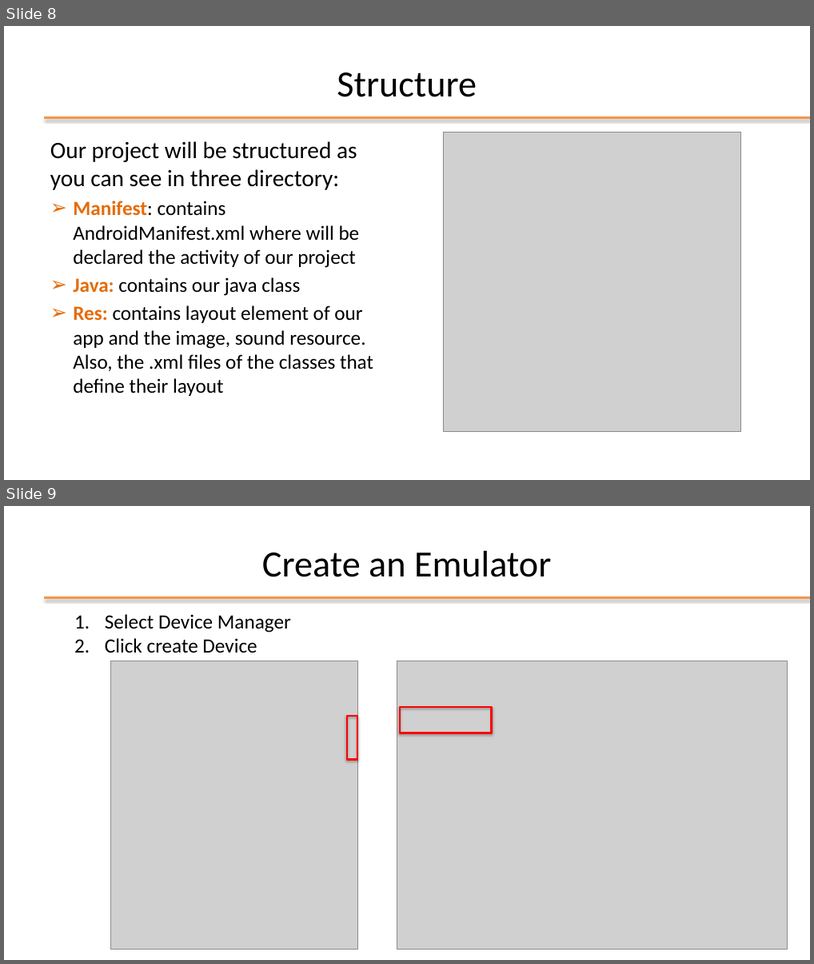
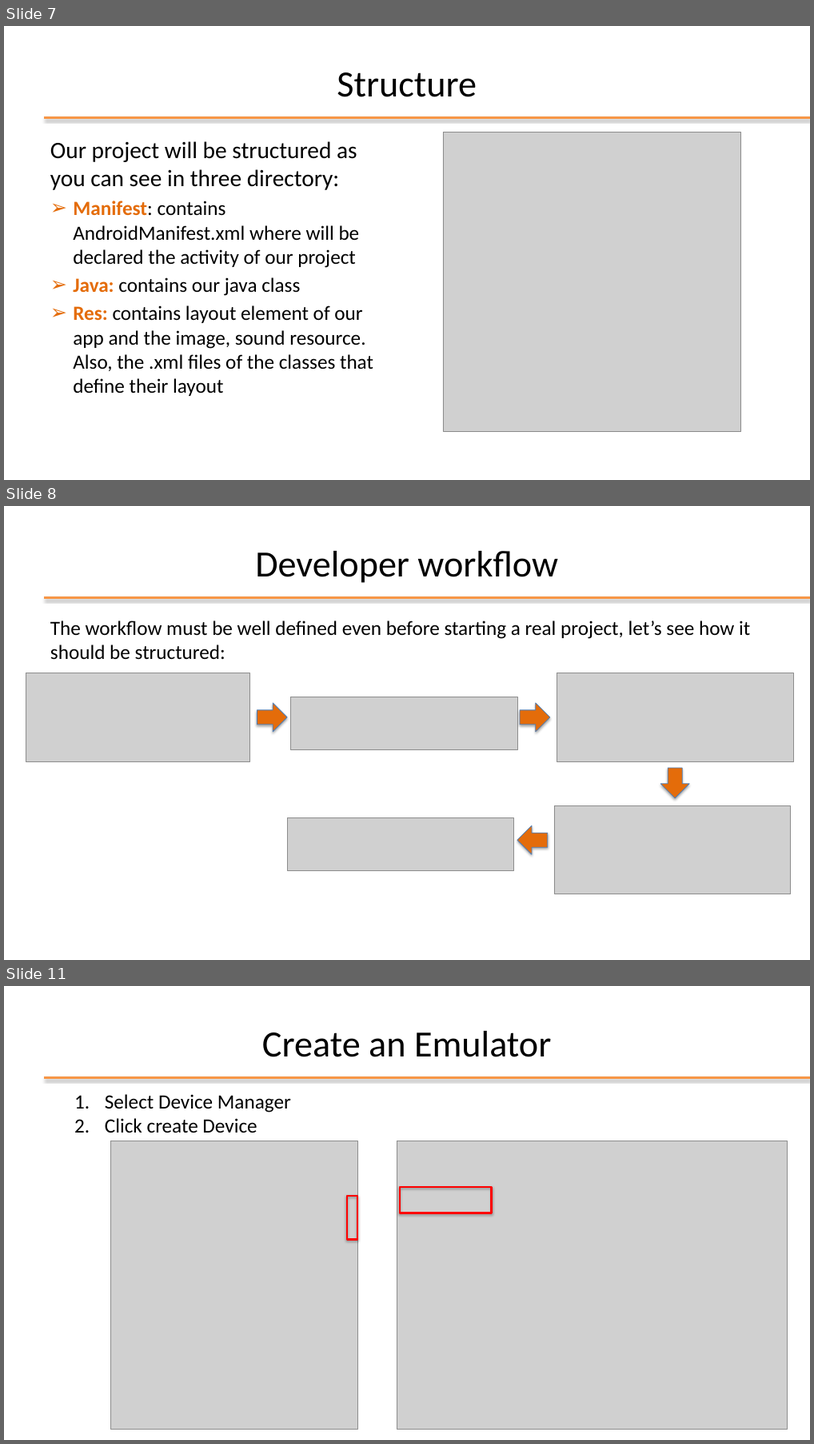
Before and after one commit to StePoli-00/Getting-started-with-Android, a slide deck: 02-Android Studio.pptx. Shown one above the other, each under a label of ours: slides 8 and 9 before the commit, slides 7, 8 and 11 after it; the slides between them are not shown. The pictures are 814x964 and 814x1444 pixels, drawn with LibreOffice and Linux fonts; fonts in the diff are those of the drawing; grey boxes stand for pictures; background and template pictures are left out. Boxes give left, top, right and bottom in pixels: in the first picture for what was removed or moved away, otherwise in the second. Text is boxed around its words. In the diff, an @@ line names an element or a change of style, - is before the commit and + after.

```diff
--- a/02-Android Studio.pptx
+++ b/02-Android Studio.pptx
@@ slide 8 added at (4, 506, 810, 960), background #FFFFFF; not listed: 1 template element that a slide beside it also shows @@
@@ title added at (255, 551, 558, 583), 44 pt, text #000000 @@
+Developer workflow
@@ text added at (50, 620, 750, 660), 24 pt, text #000000 @@
+The workflow must be well defined even before starting a real project, let’s see how it should be structured:
@@ picture added at (26, 673, 250, 761) @@
@@ picture added at (558, 673, 794, 761) @@
@@ picture added at (290, 696, 518, 749) @@
@@ right arrow added at (258, 703, 288, 732), fill #E46C0A, outline #4B7EBC 0.75 pt @@
@@ right arrow added at (520, 703, 550, 732), fill #E46C0A, outline #4B7EBC 0.75 pt @@
@@ right arrow added at (661, 768, 690, 798), fill #E46C0A, outline #4B7EBC 0.75 pt @@
@@ picture added at (288, 817, 514, 870) @@
@@ picture added at (554, 805, 791, 894) @@
@@ right arrow added at (518, 825, 548, 855), fill #E46C0A, outline #4B7EBC 0.75 pt @@
@@ what was slide 8 is now slide 7 @@
@@ what was slide 9 is now slide 11 @@
```
Also in this commit, not shown: 5 slides changed, 2 other slides added.
